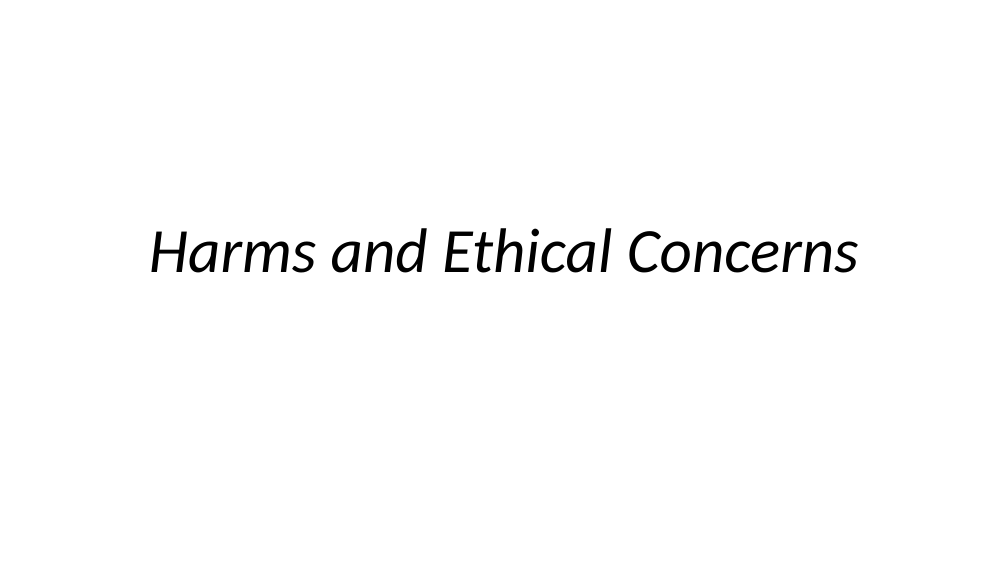
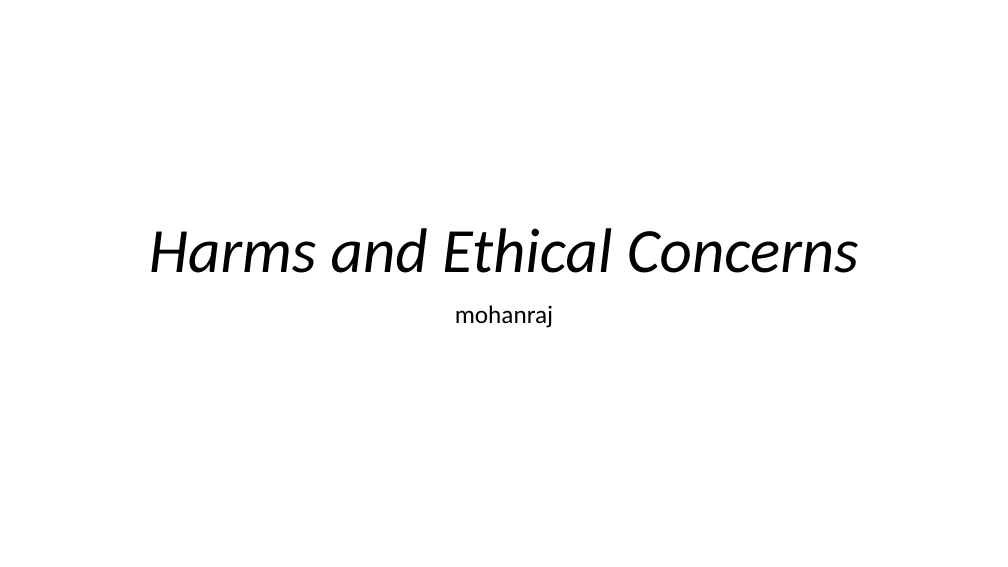
Before and after one commit to mohanrajmit/GLTraining, a slide deck: slide 1 of Harms and Ethical Concerns.pptx. Drawn at 1008x567 pixels with LibreOffice and Linux fonts; fonts in the diff are those of the drawing. Boxes give left, top, right and bottom in pixels: in the first picture for what was removed or moved away, otherwise in the second. Text is boxed around its words. In the diff, an @@ line names an element or a change of style, - is before the commit and + after.

Commit message:
updated author

```diff
--- a/Harms and Ethical Concerns.pptx
+++ b/Harms and Ethical Concerns.pptx
@@ subtitle added at box(455, 305, 553, 328), 24 pt, text #000000 @@
+mohanraj
```
